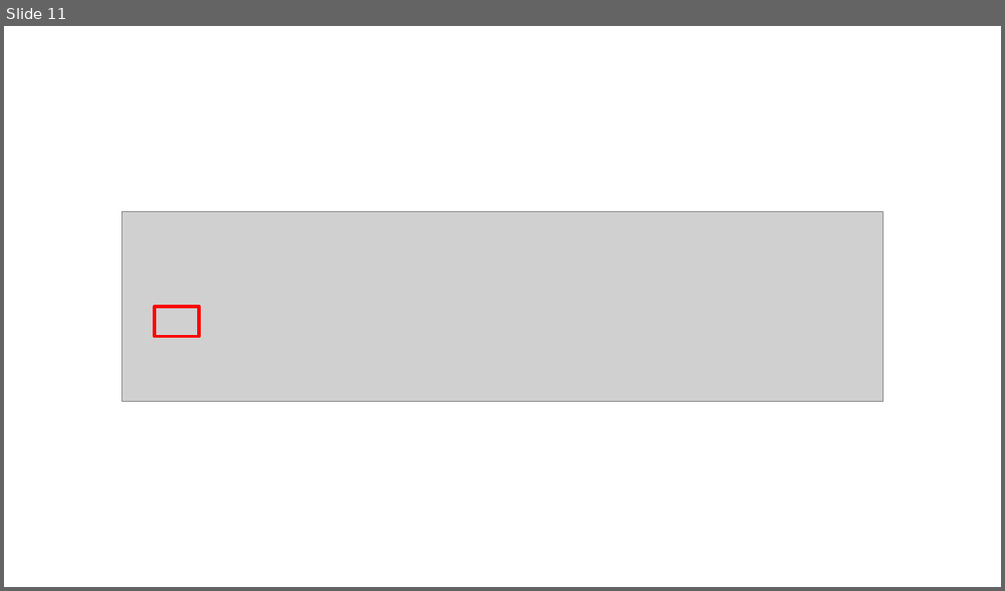
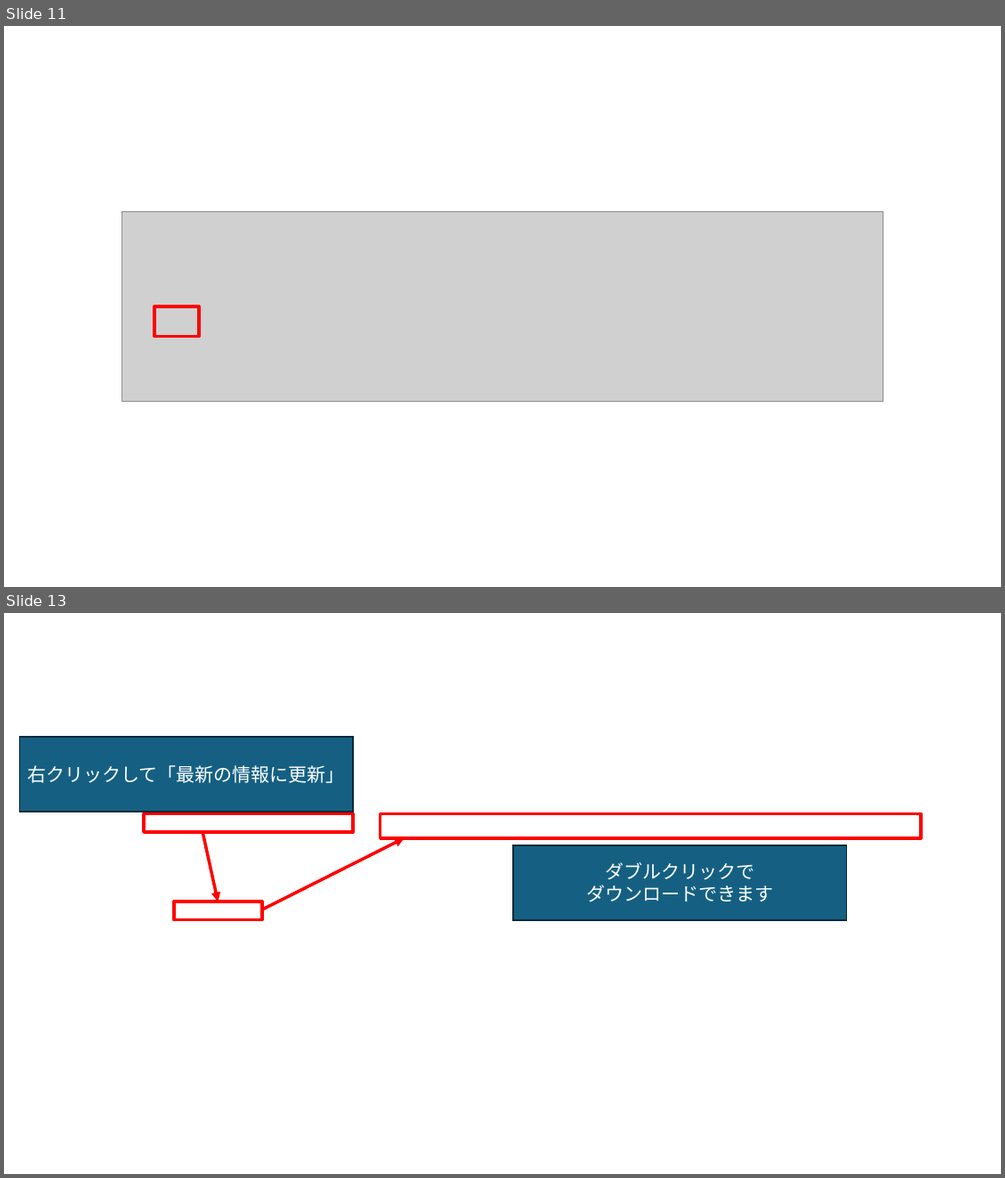
Before and after one commit to runceel/AzureFunctionsLab, a slide deck: images/ImageSource.pptx. Shown one above the other, each under a label of ours: slide 11 before the commit, slides 11 and 13 after it; the slides between them are not shown. The pictures are 1005x591 and 1005x1178 pixels, drawn with LibreOffice and Linux fonts; fonts in the diff are those of the drawing; grey boxes stand for pictures; background and template pictures are left out. Boxes give left, top, right and bottom in pixels: in the first picture for what was removed or moved away, otherwise in the second. Text is boxed around its words. In the diff, an @@ line names an element or a change of style, - is before the commit and + after.

```diff
--- a/images/ImageSource.pptx
+++ b/images/ImageSource.pptx
@@ slide 13 added at (4,613,1001,1174), background picture (left out) @@
@@ rectangle added at (20,737,353,811), fill #156082, outline #092A39 1.5 pt, 18 pt, text #FFFFFF @@
+右クリックして「最新の情報に更新」
@@ rectangle added at (144,814,353,832), outline #FF0000 3 pt @@
@@ rectangle added at (380,814,921,838), outline #FF0000 3 pt @@
@@ arrow added from (202, 832) to (218, 901), #FF0000 3 pt @@
@@ arrow added from (262, 910) to (404, 838), #FF0000 3 pt @@
@@ rectangle added at (513,844,847,919), fill #156082, outline #092A39 1.5 pt, 18 pt, text #FFFFFF @@
+ダブルクリックで
+ダウンロードできます
@@ rectangle added at (174,901,262,919), outline #FF0000 3 pt @@
```
Also in this commit, not shown: 6 other slides added, 25 other files.
